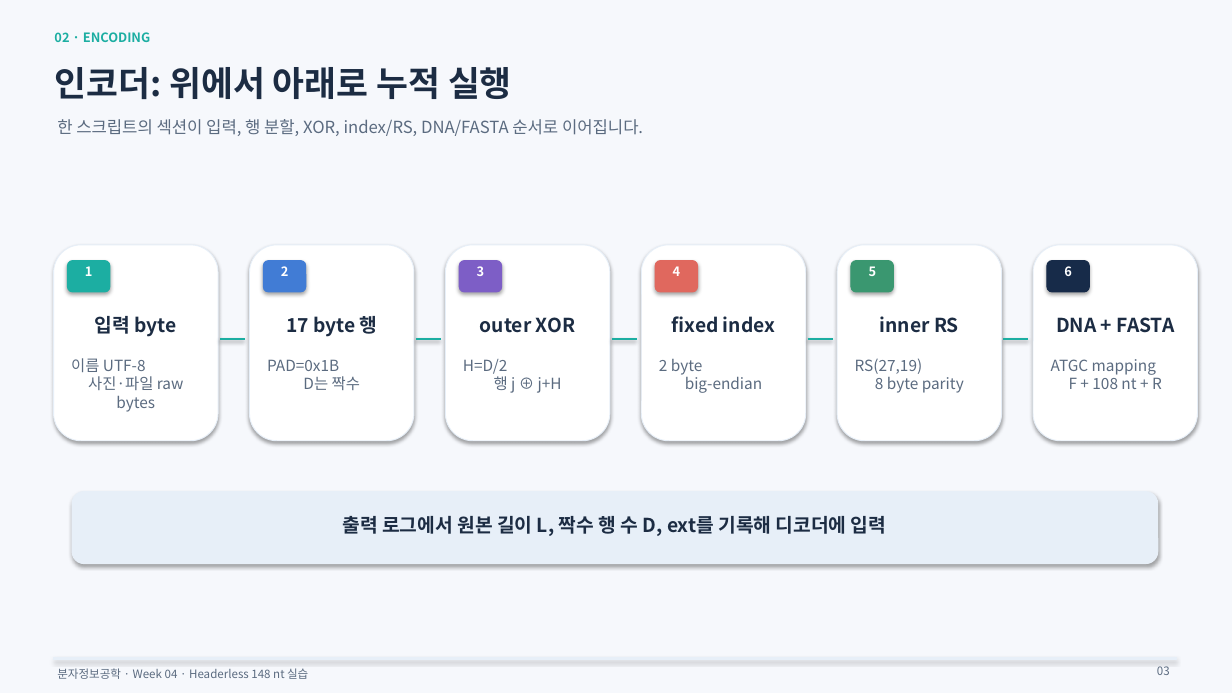
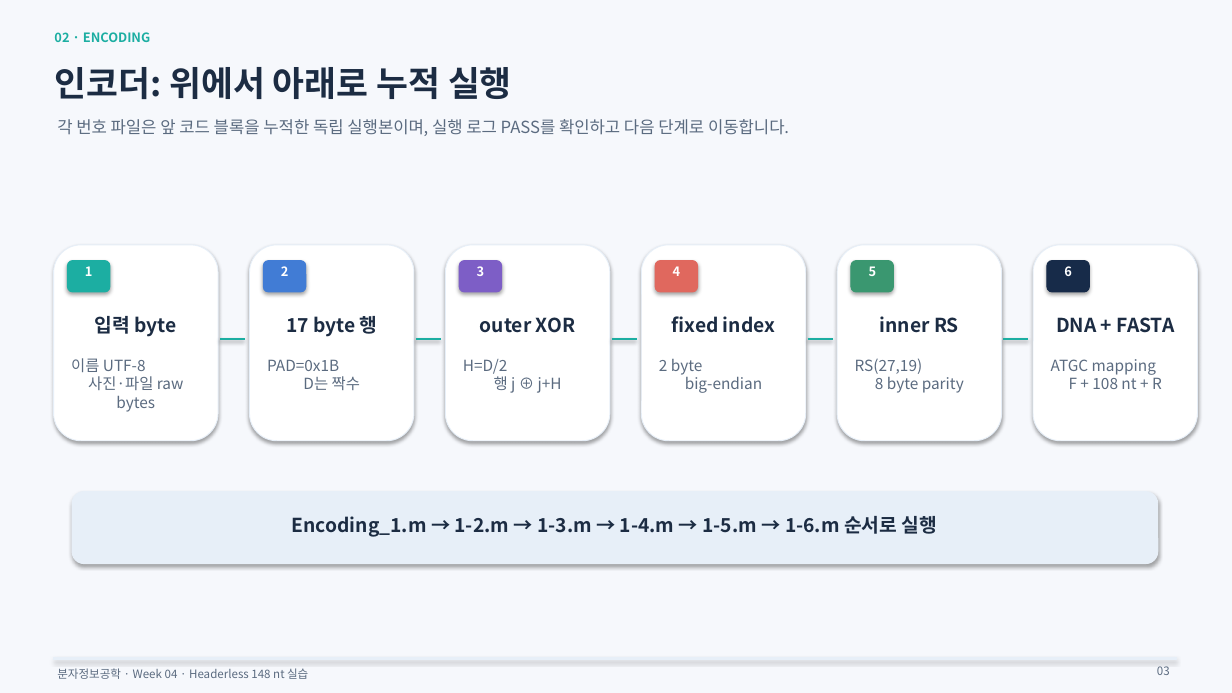
Before and after one commit to bioelectronicsbiooptics/bbl-site, a slide deck: slide 3 of courses/molecular-information-engineering/week04/dna-storage/downloads/DNA_storage_encoding_decoding_4week.pptx. Drawn at 1232x693 pixels with LibreOffice and Linux fonts; fonts in the diff are those of the drawing. Boxes give left, top, right and bottom in pixels: in the first picture for what was removed or moved away, otherwise in the second. Text is boxed around its words. In the diff, an @@ line names an element or a change of style, - is before the commit and + after.

```diff
--- a/courses/molecular-information-engineering/week04/dna-storage/downloads/DNA_storage_encoding_decoding_4week.pptx
+++ b/courses/molecular-information-engineering/week04/dna-storage/downloads/DNA_storage_encoding_decoding_4week.pptx
@@ text at (57, 119, 789, 136): text changed @@
-한 스크립트의 섹션이 입력, 행 분할, XOR, index/RS, DNA/FASTA 순서로 이어집니다.
+각 번호 파일은 앞 코드 블록을 누적한 독립 실행본이며, 실행 로그 PASS를 확인하고 다음 단계로 이동합니다.
@@ text at (292, 516, 937, 537): text changed @@
-출력 로그에서 원본 길이 L, 짝수 행 수 D, ext를 기록해 디코더에 입력
+Encoding_1.m → 1-2.m → 1-3.m → 1-4.m → 1-5.m → 1-6.m 순서로 실행
```
Also in this commit, not shown: 2 other slides changed, 11 other files.
